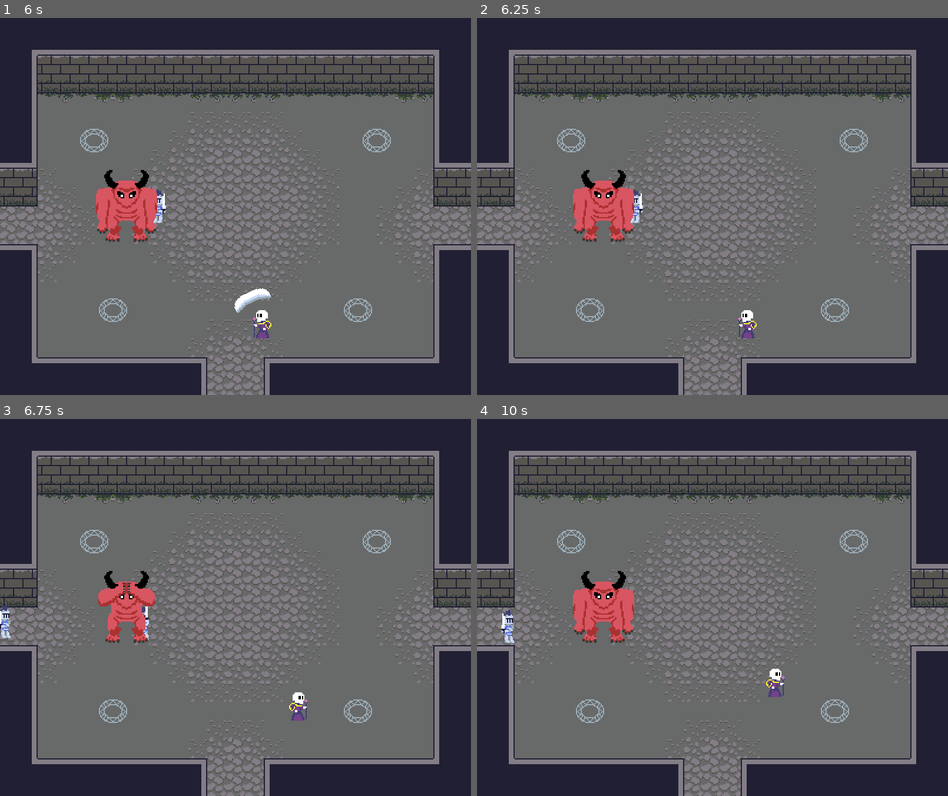
Above: before the commit, frames 1-4 (two rows, left to right).
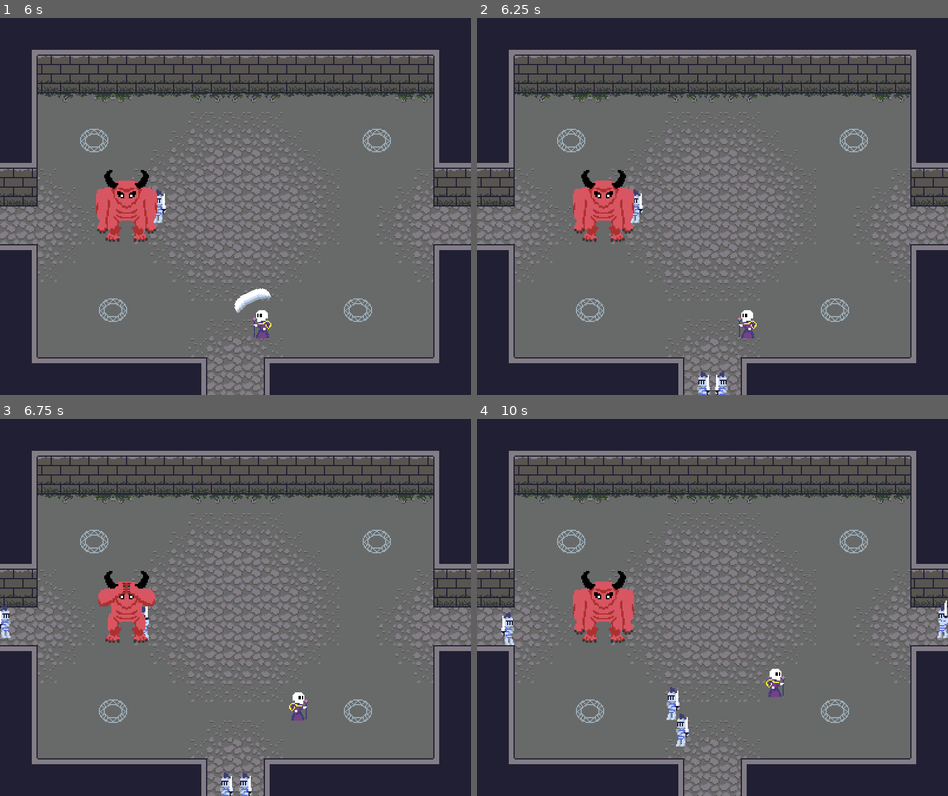
Above: after the commit, the same moments.

Repository: svntax/LD46-KeepItAlive
Game: Godot game, scene res://MainMenu/Main.tscn
The game is run twice, just before and just after one commit, with the same random seed, the same clock (stepped at 60 frames per second) and the same inputs. The engine's default icon, where the game draws it, is replaced by a stand-in: a white triangle on a blue panel in a dark square.
Inputs (mouse positions are in pixels of both pictures, inside the frame that each line leads up to):
- Up to frame 1 (6 s): tap Enter (ui_accept) at 0.5, 0.6, 0.77, 1.07, 1.52, 1.55, 1.82, 2.1, 3.02, 3.05, 3.32, 3.6, 3.77, 4.07, 4.52, 4.55, 4.82, 5.1 s; move the mouse to (339, 187) at 0.52 s; hold Right (MOVE_RIGHT) 0.53-1.28 s; move the mouse to (141, 225) at 1.27 s; hold Down (MOVE_DOWN) 1.28-2.03 s; click (141, 225) at 1.35 s; move the mouse to (282, 123) at 2.02 s; hold Right (MOVE_RIGHT) 2.03-2.78 s; move the mouse to (211, 281) at 2.77 s; hold Up (MOVE_UP) 2.78-3.53 s; click (211, 281) at 2.85 s; move the mouse to (376, 263) at 3.52 s; hold Left (MOVE_LEFT) 3.53-5.03 s; move the mouse to (94, 149) at 4.27 s; click (94, 149) at 4.35 s; move the mouse to (259, 206) at 5.02 s; hold Down (MOVE_DOWN) 5.03-5.78 s; move the mouse to (164, 112) at 5.77 s; hold Right (MOVE_RIGHT) from 5.78 s (still down); click (164, 112) at 5.85 s
- Up to frame 2 (6.25 s): keep holding Right (MOVE_RIGHT); tap Enter (ui_accept) at 6.02, 6.05 s
- Up to frame 3 (6.75 s): tap Enter (ui_accept) at 6.32, 6.6 s; move the mouse to (339, 588) at 6.52 s; release Right (MOVE_RIGHT) at 6.53 s; hold Up (MOVE_UP) from 6.53 s (still down)
- Up to frame 4 (10 s): tap Enter (ui_accept) at 6.77, 7.07, 7.52, 7.55, 7.82, 8.1, 9.02, 9.05, 9.32, 9.6, 9.77 s; move the mouse to (618, 626) at 7.27 s; release Up (MOVE_UP) at 7.28 s; hold Right (MOVE_RIGHT) 7.28-8.03 s; click (618, 626) at 7.35 s; move the mouse to (759, 524) at 8.02 s; hold Down (MOVE_DOWN) 8.03-8.78 s; move the mouse to (688, 682) at 8.77 s; hold Left (MOVE_LEFT) 8.78-9.53 s; click (688, 682) at 8.85 s; move the mouse to (853, 664) at 9.52 s; hold Up (MOVE_UP) from 9.53 s (still down)

Frame 1 is identical in both runs. In frame 2, 0.3% of the frame differs, in the area x 46-54%, y 93-100%; in frame 3, 0.3%; in frame 4, 0.6%, in the area x 5-100%, y 48-87%.

Commit message:
Added knight spawners to remaining entrances. Added one-way collisions too.

Diff:
--- a/GameplayScene/Gameplay.tscn
+++ b/GameplayScene/Gameplay.tscn
@@ -20,6 +20,12 @@
 [sub_resource type="RectangleShape2D" id=4]
 extents = Vector2( 16, 16 )
 
+[sub_resource type="RectangleShape2D" id=5]
+extents = Vector2( 24, 8 )
+
+[sub_resource type="RectangleShape2D" id=6]
+extents = Vector2( 16, 8 )
+
 [node name="Gameplay" type="Node2D"]
 script = ExtResource( 3 )
 __meta__ = {
@@ -40,6 +46,7 @@
 [node name="InvisibleWalls" type="Node2D" parent="."]
 
 [node name="PlayerWallBottom" type="StaticBody2D" parent="InvisibleWalls"]
+visible = false
 position = Vector2( 200, 320 )
 collision_layer = 32
 collision_mask = 2
@@ -54,6 +61,7 @@
 }
 
 [node name="PlayerWallLeft" type="StaticBody2D" parent="InvisibleWalls"]
+visible = false
 position = Vector2( -8, 176 )
 collision_layer = 32
 collision_mask = 2
@@ -68,6 +76,7 @@
 }
 
 [node name="PlayerWallRight" type="StaticBody2D" parent="InvisibleWalls"]
+visible = false
 position = Vector2( 408, 176 )
 collision_layer = 32
 collision_mask = 2
@@ -82,6 +91,7 @@
 }
 
 [node name="BossWallBottom" type="StaticBody2D" parent="InvisibleWalls"]
+visible = false
 position = Vector2( 200, 304 )
 collision_layer = 64
 collision_mask = 16
@@ -96,6 +106,7 @@
 }
 
 [node name="BossWallLeft" type="StaticBody2D" parent="InvisibleWalls"]
+visible = false
 position = Vector2( 16, 176 )
 collision_layer = 64
 collision_mask = 16
@@ -110,6 +121,7 @@
 }
 
 [node name="BossWallRight" type="StaticBody2D" parent="InvisibleWalls"]
+visible = false
 position = Vector2( 384, 176 )
 collision_layer = 64
 collision_mask = 16
@@ -123,6 +135,35 @@
 "_edit_lock_": true
 }
 
+[node name="OneWayBottom" type="StaticBody2D" parent="InvisibleWalls"]
+position = Vector2( 200, 316 )
+collision_layer = 0
+collision_mask = 6
+
+[node name="CollisionShape2D" type="CollisionShape2D" parent="InvisibleWalls/OneWayBottom"]
+shape = SubResource( 5 )
+one_way_collision = true
+
+[node name="OneWayLeft" type="StaticBody2D" parent="InvisibleWalls"]
+position = Vector2( 0, 176 )
+rotation = 1.57079
+collision_layer = 0
+collision_mask = 6
+
+[node name="CollisionShape2D" type="CollisionShape2D" parent="InvisibleWalls/OneWayLeft"]
+shape = SubResource( 6 )
+one_way_collision = true
+
+[node name="OneWayRight" type="StaticBody2D" parent="InvisibleWalls"]
+position = Vector2( 400, 176 )
+rotation = -1.5708
+collision_layer = 0
+collision_mask = 6
+
+[node name="CollisionShape2D" type="CollisionShape2D" parent="InvisibleWalls/OneWayRight"]
+shape = SubResource( 6 )
+one_way_collision = true
+
 [node name="MageSpawner" parent="." instance=ExtResource( 7 )]
 position = Vector2( 80, 104 )
 
@@ -138,6 +179,15 @@
 [node name="KnightSpawner" parent="." instance=ExtResource( 4 )]
 position = Vector2( 4, 176 )
 
+[node name="KnightSpawner2" parent="." instance=ExtResource( 4 )]
+position = Vector2( 396, 176 )
+
+[node name="KnightSpawner3" parent="." instance=ExtResource( 4 )]
+position = Vector2( 192, 318 )
+
+[node name="KnightSpawner4" parent="." instance=ExtResource( 4 )]
+position = Vector2( 208, 318 )
+
 [node name="YSort" type="YSort" parent="."]
 
 [node name="Player" parent="YSort" instance=ExtResource( 2 )]
Not shown: 1 places in GameplayScene/Gameplay.tscn that only renumber resources
